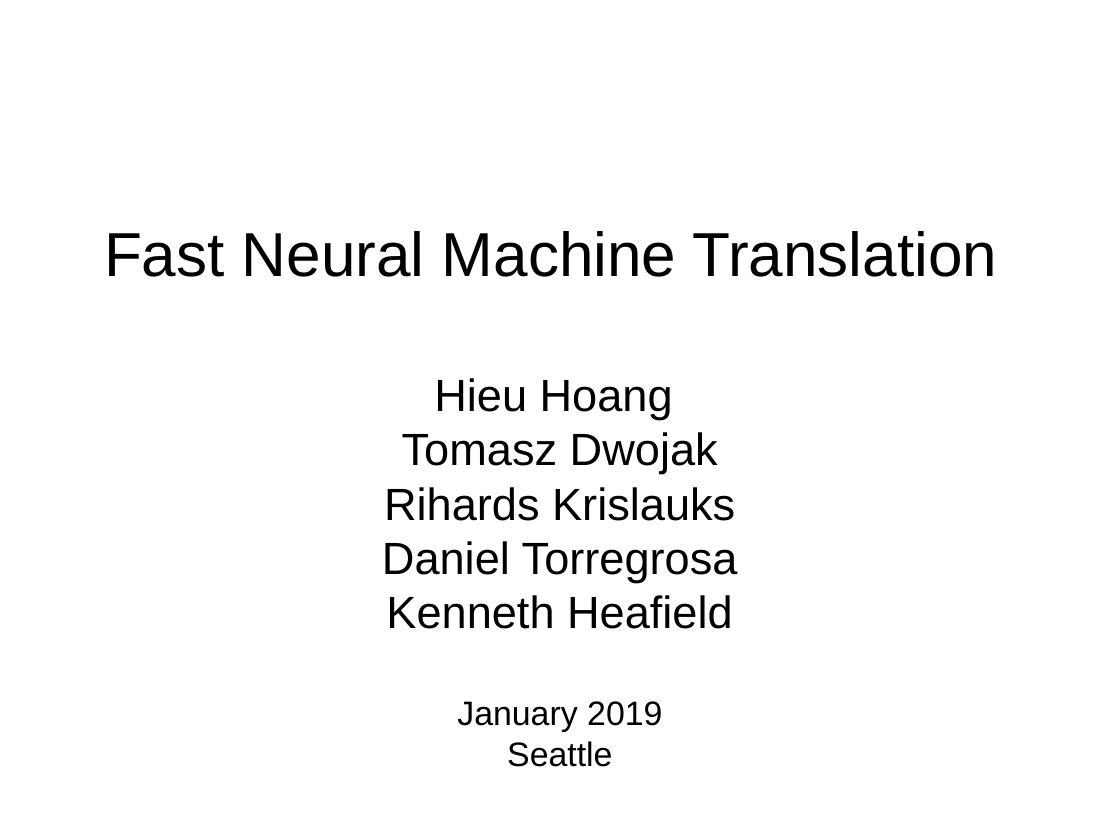
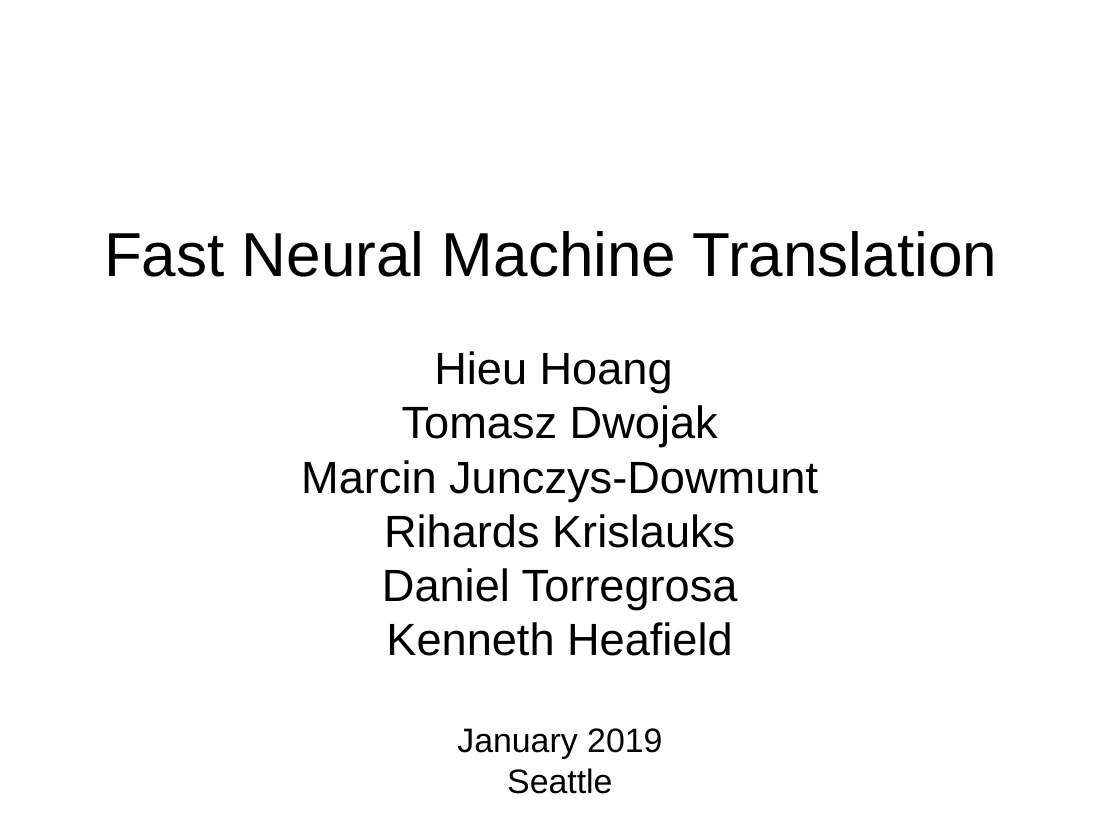
Before and after one commit to hieuhoang/papers, a slide deck: slide 1 of ms.2019/nmt.odp. Drawn at 1120x840 pixels with LibreOffice and Linux fonts; fonts in the diff are those of the drawing. Boxes give left, top, right and bottom in pixels: in the first picture for what was removed or moved away, otherwise in the second. Text is boxed around its words. In the diff, an @@ line names an element or a change of style, - is before the commit and + after.

```diff
--- a/ms.2019/nmt.odp
+++ b/ms.2019/nmt.odp
@@ subtitle "Hieu Hoang": place and size @@
-subtitle "Hieu Hoang" at (382,378,738,767)
+subtitle "Hieu Hoang" at (301,351,818,794)
@@ subtitle at (301,460,818,501): paragraph added @@
+Marcin Junczys-Dowmunt
```
Also in this commit, not shown: 1 other slide changed, 1 slide removed.
